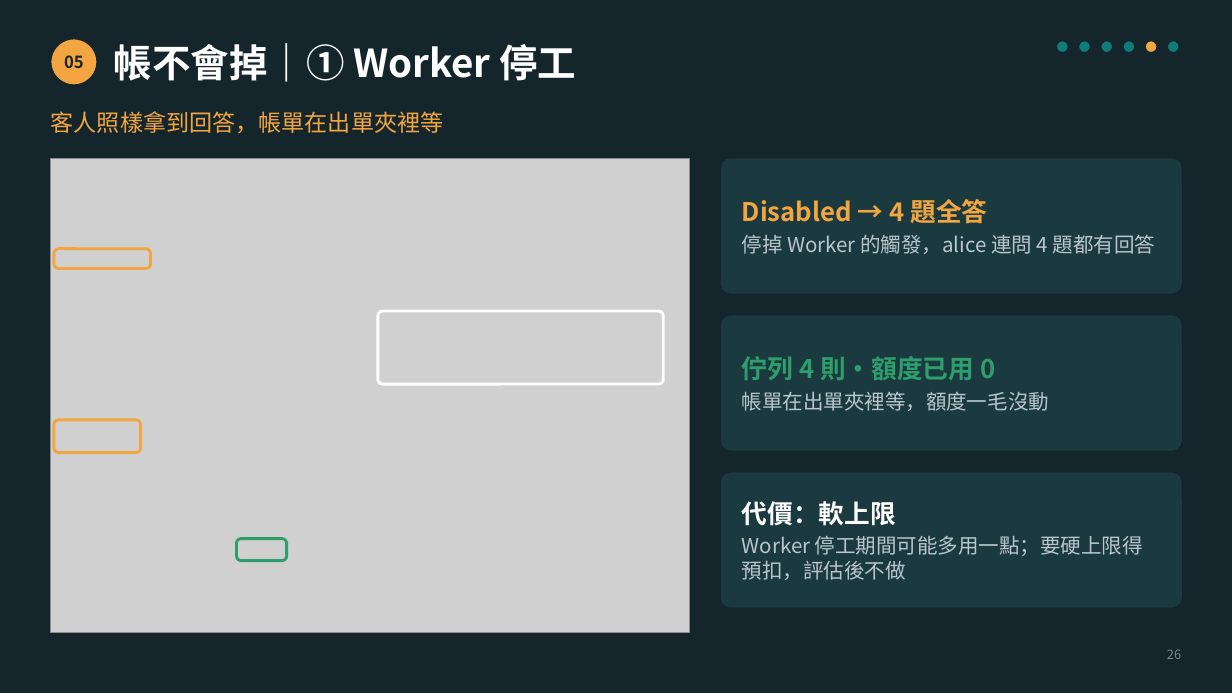
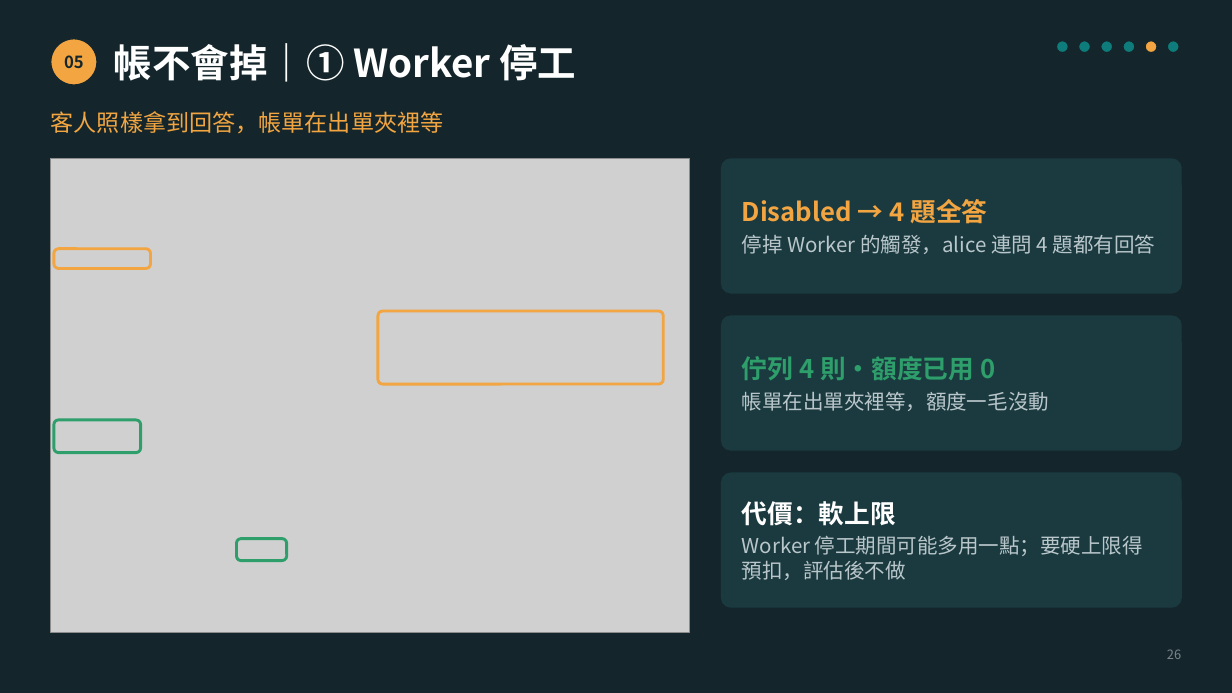
Before and after one commit to Poyu-Tu/llm-gateway, a slide deck: slide 26 of docs/slides/llm-gateway-slides-10min-v6.2.pptx. Drawn at 1232x693 pixels with LibreOffice and Linux fonts; fonts in the diff are those of the drawing; grey boxes stand for pictures. Boxes give left, top, right and bottom in pixels: in the first picture for what was removed or moved away, otherwise in the second. Text is boxed around its words. In the diff, an @@ line names an element or a change of style, - is before the commit and + after.

```diff
--- a/docs/slides/llm-gateway-slides-10min-v6.2.pptx
+++ b/docs/slides/llm-gateway-slides-10min-v6.2.pptx
@@ rounded rectangle at [378,311,664,384]: outline #FFFFFF 2.25 pt to #F2A541 2.25 pt @@
@@ rounded rectangle at [54,420,140,452]: outline #F2A541 2.25 pt to #2E9E6B 2.25 pt @@
```
Also in this commit, not shown: 9 other slides changed, 1 other file.
